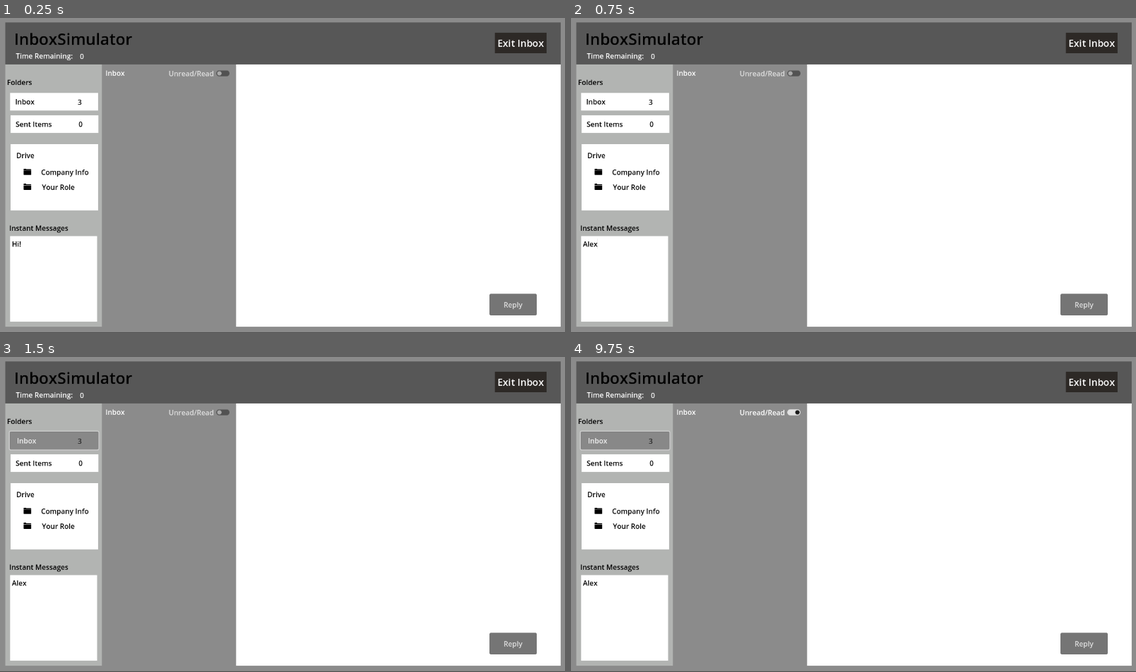
Above: before the commit, frames 1-4 (two rows, left to right).
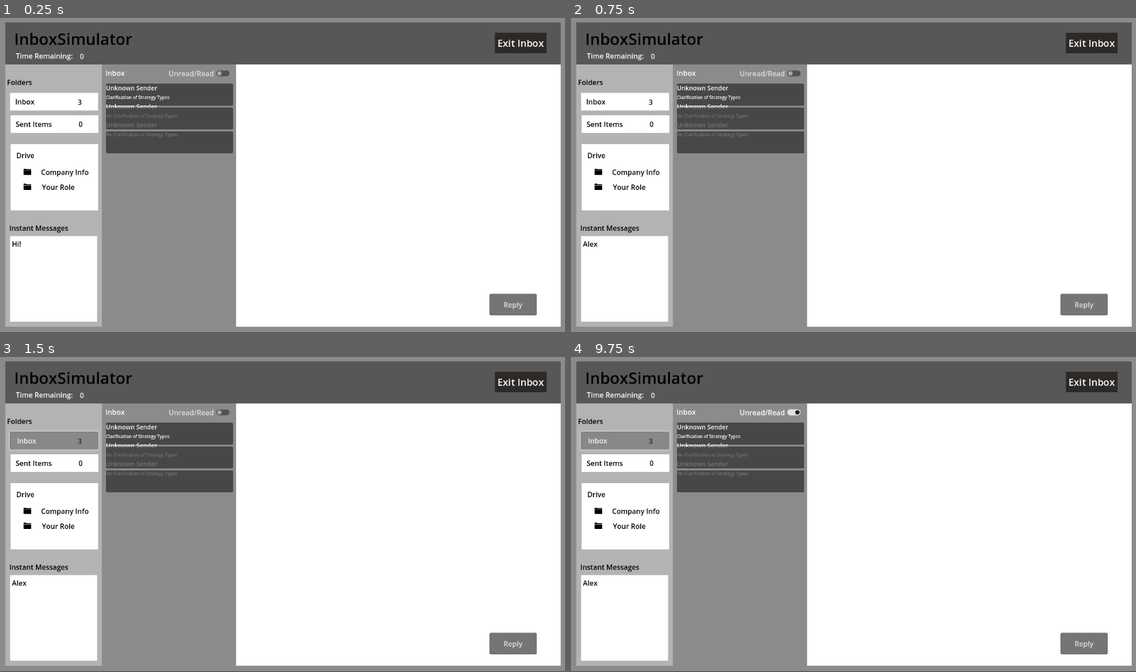
Above: after the commit, the same moments.

Repository: NMurphyGSU/InboxSimulator
Game: Godot game, scene res://inbox.tscn
Two runs of this game, one before a commit and one after it. Both use one fixed random seed, a clock stepped at 60 frames per second and the inputs below. This scene is started directly instead of the project's main scene.
Inputs (mouse positions are in pixels of both pictures, inside the frame that each line leads up to):
- Up to frame 1 (0.25 s): no input
- Up to frame 2 (0.75 s): click (621, 279) at 0.52 s; type "Alex" at 0.6 s
- Up to frame 3 (1.5 s): click "Inbox" at 1.25 s
- Up to frame 4 (9.75 s): click "Sent Items" at 2 s; click "Company Info" at 2.75 s; click "Your Role" at 3.5 s; click "Reply" at 4.25 s; click "Inbox" at 5 s; click "Unread/Read" at 5.75 s; click "Sent Items" at 6.5 s; click "Company Info" at 7.25 s; click "Your Role" at 8 s; click "Reply" at 8.75 s; click "Inbox" at 9.5 s

The runs differ from the first frame. In frame 1, 4.7% of the frame differs, in the area x 18-42%, y 20-43%; in frame 2, 4.7%; in frame 3, 4.7%; in frame 4, 4.7%.
Error before the commit: Invalid access to property or key 'sender_id' on a base object of type 'Nil'. (res://InboxScene.gd:170)

Commit message:
Email formatting and population is nearly finished. Still struggling with the sender, reaching out to Murphy. 4.5 hours today.

Diff:
--- a/inbox-simulator/InboxScene.gd
+++ b/inbox-simulator/InboxScene.gd
@@ -2,8 +2,8 @@
 
 #-----Dummy copy for testing-------------------------------------
 #var json_path = "res://emails.json"
-var companyinfo_path = "res://companyinf.json"
-var yourrole_path = "res://yourrole.json"
+var companyinfo_path = "res://companyinf.json" #keep this for now
+var yourrole_path = "res://yourrole.json" #keep this for now
 
 #var emails: Array = []
 #var current_email = null
@@ -12,22 +12,20 @@
 #----------------------------------------------------------------
 
 #-----Sample data for functionality------------------------------
-var dialogue_path = "res://sample-data/dialog-tree.json"
-
+var dialogue_path = "res://sample-data/dialog-tree.json" #dialogue tree JSON file
 var trees
 var branches
 var from = null
 var to = null
 
-var questions_path = "res://sample-data/questions.json"
-
+var questions_path = "res://sample-data/questions.json" #questions JSON file
 var emails: Array = []
 var email
 var current_email = null
-var scenario_id = null
+var scenario_id
 var questions
 var id
-var sender_id = null
+var sender_id
 var subject = ""
 var question = ""
 var randomize_answers = true
@@ -35,22 +33,19 @@
 var text = ""
 var criteria = ""
 
-var scenario_path = "res://sample-data/scenario.json"
-
-var scenario
+var scenario_path = "res://sample-data/scenario.json" #scenario JSON file
+var scenario: Array = [] #criteria in dictionary
 var scenario_name  = ""
-var show_end_results = true
-
-var senders_path = "res://sample-data/senders.json"
-
+var show_end_results = true #Will allow students to see or not to see results
+
+var senders_path = "res://sample-data/senders.json" #senders JSON file
 var senders = []
-var sender_name: Label
+var sender_name
 var title = ""
-var color #Not sure how to type this, it is both string and int. Will research ***************************************
+var color #This should be a circle in this color next to the sender's name- save as an array and then select the color from there
 var sender_lookup = {}
 
-#----------------------------------------------------------------
-
+#---------------------------------------------------------------------------------------------------
 
 func _ready():
 	$Read_Messages.visible = false
@@ -65,7 +60,6 @@
 #-----Testing---------------------------------------------------------------------------------------
 	#var file = FileAccess.open(json_path, FileAccess.READ) #Dummy email file
 	#assert(file.file_exists(json_path), "File path does not exist")
-
 	#var json = file.get_as_text()
 	#var json_object = JSON.new()
 	#json_object.parse(json)
@@ -75,13 +69,11 @@
 
 	var info = FileAccess.open(companyinfo_path, FileAccess.READ) #Dummy company info file
 	assert(info.file_exists(companyinfo_path), "File path does not exist")
-
 	companyinfo = info.get_as_text()
 	populate_company_info()
 
 	var yourrole = FileAccess.open(yourrole_path, FileAccess.READ) #Dummy your role file
 	assert(yourrole.file_exists(yourrole_path), "File path does not exist")
-
 	role = yourrole.get_as_text()
 	populate_yourrole()
 #---------------------------------------------------------------------------------------------------
@@ -96,10 +88,21 @@
 	var quest_object = JSON.new()
 	quest_object.parse(quest)
 	emails = quest_object.data["questions"] #<--will likely need
+
+	#debug because nothing wants to work (working now)
+	#for i in emails.size():
+		#var e = emails[i]
+		#print("email at index %d:" % i, e)
+		#print("emailonready")
+		#print("has sender_id:", e.has("sender_id"))
+		#print("value of sender_id:", e.get("sender_id", "MISSING"))
+
 	for email in emails:
 		email["read"] = false
-	populate_unread_emails()
-	update_email_counters()
+		#print(email)
+		#print(typeof(email))
+
+
 
 	#dialogue-tree file
 	var dialogue_file = FileAccess.open(dialogue_path, FileAccess.READ) #dialogue-tree.json
@@ -121,15 +124,19 @@
 	var send = senders_file.get_as_text()
 	var senders_object = JSON.new()
 	senders_object.parse(send)
-	#print(typeof(senders_object.data))  # Will tell you if it’s a Dictionary, Array, etc.
-	#print(senders_object.data)
+	print(typeof(senders_object.data))
+	print(senders_object.data)
 
 	for sender in senders_object.data["senders"]:
-		sender_lookup[sender["id"]] = sender["name"]
-
+		sender_lookup[sender["id"]] = sender["name"] #key value pairs
+
+	print("sender_lookup populated with:", sender_lookup) #this is correct
+
+	populate_unread_emails()
+	update_email_counters() #this works yay!
 #---------------------------------------------------------------------------------------------------
 
-func _process(delta: float) -> void:
+func _process(_delta: float) -> void:
 	pass
 
 func populate_company_info():
@@ -150,48 +157,57 @@
 	else:
 		label.append_text("[i][color=gray]No company info available.[/color][/i]")
 
-func get_sender_name(sender_id: int) -> String:
-	var email
+func get_sender_name(sid: int) -> String:
+	#var email
+	print("get_sender_name method accessed")
+	if sender_id == null:
+		print("sender_id null")
+	else:
+		print("sender_id still good")
+
 	return sender_lookup.get(sender_id, "Unknown Sender")
-	sender_name.text = get_sender_name(email["sender_id"])
-
-func populate_unread_emails(): #the initial population of the emails into the game
-	#pass
-
-
-#-----Testing---------------------------------------------------------------------------------------
-	for email in emails:
-		if !email.has("read"):
-			email["read"] = false
+
+
+func populate_unread_emails(): # I think this is close, but nothing is displaying correctly in the vbox. Also sender names still not populating.
 
 	var email_container = VBoxContainer.new()
 
-	var sender_name = Label.new()
-	sender_name.text = sender_lookup.get(email["sender_id"], "Unknown Sender")
-	print(sender_name.text)
-	sender_name.add_theme_font_size_override("font_size", 14)
-	sender_name.add_theme_constant_override("margin_left", 10)
-	email_container.add_child(sender_name)
-
-	var subject_label = Label.new()
-	subject_label.text = email.subject
-	subject_label.add_theme_font_size_override("font_size", 10)
-	subject_label.add_theme_constant_override("margin_left", 10)
-	email_container.add_child(subject_label)
-
-	var panel = Panel.new()
-	panel.custom_minimum_size = Vector2(0, 50)
-	panel.connect("gui_input", Callable(self, "_on_email_click").bind(email))
-	panel.add_child(email_container)
-	panel.mouse_filter = Control.MOUSE_FILTER_STOP
-
-	$Unread_Messages/Unread_Vbox.add_child(panel)
+	for email in emails: #for each email that is inside of the emails array (runs for each email)
+		if email == null: #if that email is null then
+			print("email is null") #tell me that email is null
+			continue
+		if !email.has("sender_id") or !email.has("subject"): #if that same email does not have a sender id or it does not have a subject
+			print("email missing required fields:", email) #tell me the missing pieces
+			continue
+
+		var sid = email["sender_id"] #assigns the sender id of that email to sid
+		var subject = email["subject"] #assigns the subject of the email to the subject variable
+
+		var sender_label = Label.new() #Create a label for the vbox for the Sender
+		sender_label.text = get_sender_name(sid) #populate it ***I think this line is the issue?***
+		sender_label.add_theme_font_size_override("font_size", 14) #formatting
+		sender_label.add_theme_constant_override("margin_left", 10) #formatting
+		email_container.add_child(sender_label) #adds the sender info the the email
+
+		var subject_label = Label.new() #creates a new label called subject_name
+		subject_label.text = subject #populates the text from the subject_label with the subject
+		subject_label.add_theme_font_size_override("font_size", 10)#formatting
+		subject_label.add_theme_constant_override("margin_left", 10)#formatting
+		email_container.add_child(subject_label) #adds the subject to the email
+
+		var panel = Panel.new()
+		panel.custom_minimum_size = Vector2(0, 50)
+		panel.connect("gui_input", Callable(self, "_on_email_click").bind(email))
+		panel.add_child(email_container)
+		panel.mouse_filter = Control.MOUSE_FILTER_STOP
+		$Unread_Messages/Unread_Vbox.add_child(panel) #Places the panels behind the individual emails. But only the first one?? The rest are on top.
+
 #---------------------------------------------------------------------------------------------------
 
 
 
 func _on_email_selected(email_data): #when an email is selected
-	#pass
+	pass
 #-----Testing---------------------------------------------------------------------------------------
 	#current_email = email_data
 	#var full_text = "[color=black][b]From:[/b] %s\n[b]Subject:[/b] %s\n\n%s[/color]" % [
@@ -237,7 +253,7 @@
 	#					child.queue_free()
 	#					break
 
-		email_data.read = true
+		#email_data.read = true
 	#	update_email_counters()
 
 func _on_email_click(event: InputEvent, email_data): #when the user clicks the emails
@@ -260,7 +276,7 @@
 	$Side_Panel/Inbox_Number.text = str(inbox_count)
 	$Side_Panel/Sent_Items_Number.text = str(sent_count)
 
-
+#-----Handles panel switching between objects in the game-------------------------------------------
 
 func _on_submit_button_pressed() -> void: #handles what happens when the user answers the emails **probably put attribute info here**
 	$Response.visible = false
@@ -313,7 +329,6 @@
 
 	#	update_email_counters()
 
-
 func _on_exit_button_pressed() -> void: #button to quit the game
 	get_tree().quit()
 
--- a/inbox-simulator/inbox.tscn
+++ b/inbox-simulator/inbox.tscn
@@ -653,6 +653,7 @@
 offset_bottom = 588.0
 
 [node name="Company_Info" type="ColorRect" parent="."]
+visible = false
 offset_left = 240.0
 offset_top = 117.0
 offset_right = 1254.0
